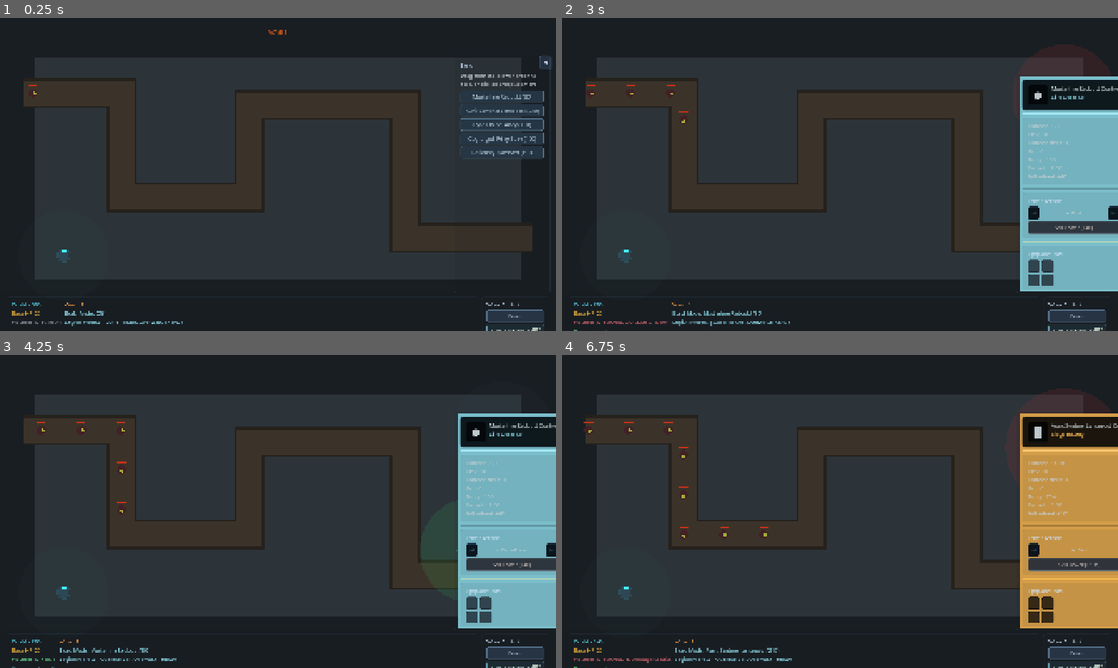
Above: before the commit, frames 1-4 (two rows, left to right).
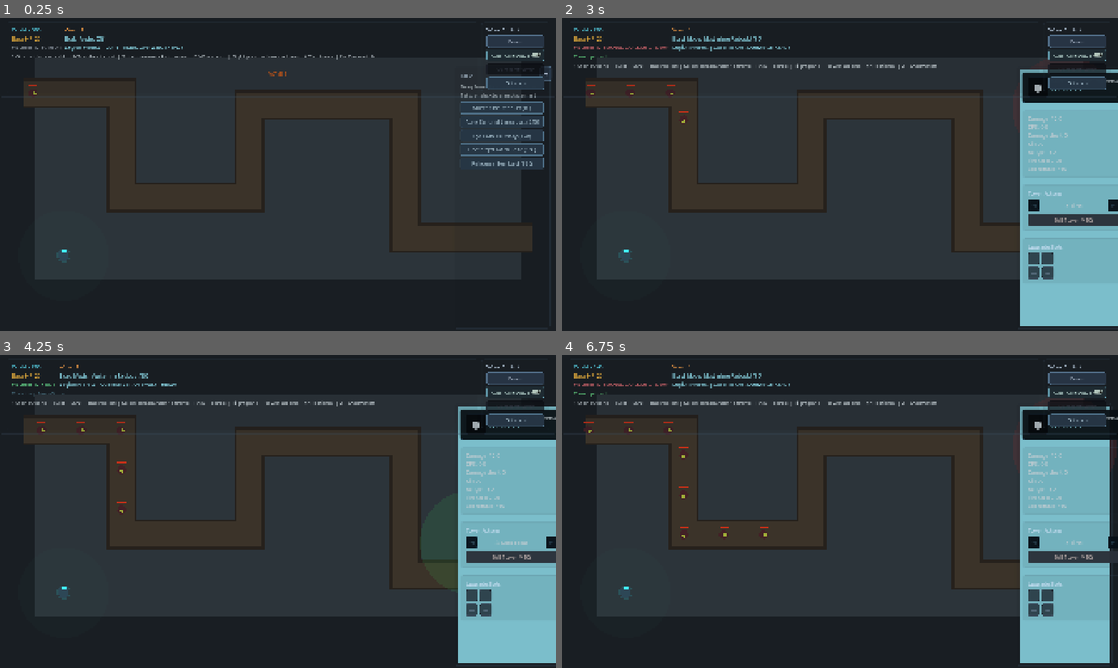
Above: after the commit, the same moments.

Repository: Auda29/TDG
Game: Godot game, scene res://scenes/bootstrap/game_root.tscn
Two runs of this game, one before a commit and one after it. Both use one fixed random seed, a clock stepped at 60 frames per second and the inputs below. This scene is started directly instead of the project's main scene.
Inputs (mouse positions are in pixels of both pictures, inside the frame that each line leads up to):
- Up to frame 1 (0.25 s): no input
- Up to frame 2 (3 s): click "Auto Next Wave" at 0.5 s; click "Auto Next Wave" at 1.25 s; click "◀" at 2 s; click "Musterline Redoubt (80)" at 2.75 s
- Up to frame 3 (4.25 s): click "◄" at 3.5 s
- Up to frame 4 (6.75 s): click "►" at 4.25 s; click "Sell Tower (+40)" at 5 s; click "◀" (after the commit: "▶") at 5.75 s; click (1062, 448) at 6.5 s, where only the run before the commit has a clickable "Auric Sentinel Lancepost (210)"

The runs differ from the first frame. In frame 1, 4.3% of the frame differs, in the area x 2-100%, y 3-100%; in frame 2, 7.8%; in frame 3, 7.3%; in frame 4, 16%.

Commit message:
Refactor project settings and enhance gameplay scripts for improved performance
Updated project.godot to streamline window settings and ensure proper stretch configurations. Adjusted mvp_hud.tscn to reposition UI elements for better visibility and interaction. Enhanced game_root.gd by implementing pausable processing for various layers and adding a method to clear all enemies, improving gameplay flow. Updated mvp_hud.gd to manage drawer state more effectively, enhancing user experience during tower selection.

Diff:
--- a/game/project.godot
+++ b/game/project.godot
@@ -30,12 +30,12 @@
 
 window/size/viewport_width=1920
 window/size/viewport_height=1080
+window/stretch/mode="canvas_items"
+window/stretch/aspect="keep"
 window/size/initial_width=1280
 window/size/initial_height=720
 window/size/min_width=960
 window/size/min_height=540
-window/stretch/mode="canvas_items"
-window/stretch/aspect="keep"
 
 [gui]
 
--- a/game/scenes/ui/mvp_hud.tscn
+++ b/game/scenes/ui/mvp_hud.tscn
@@ -25,9 +25,9 @@
 anchor_left = 0.5
 anchor_right = 0.5
 offset_left = -220.0
-offset_top = 24.0
+offset_top = 168.0
 offset_right = 220.0
-offset_bottom = 72.0
+offset_bottom = 216.0
 mouse_filter = 2
 
 [node name="BannerLabel" type="Label" parent="TopBanner"]
@@ -302,9 +302,9 @@
 anchor_left = 0.5
 anchor_right = 0.5
 offset_left = -260.0
-offset_top = 78.0
+offset_top = 168.0
 offset_right = 260.0
-offset_bottom = 136.0
+offset_bottom = 226.0
 mouse_filter = 2
 visible = false
 
@@ -335,26 +335,26 @@
 layout_mode = 0
 anchors_preset = 9
 anchor_left = 1.0
-anchor_top = 0.12
-anchor_right = 1.0
-anchor_bottom = 0.12
+anchor_top = 0.0
+anchor_right = 1.0
+anchor_bottom = 0.0
 offset_left = -56.0
-offset_top = 0.0
+offset_top = 168.0
 offset_right = -20.0
-offset_bottom = 48.0
+offset_bottom = 216.0
 text = ">"
 
 [node name="BuildDrawerPanel" type="PanelContainer" parent="."]
 layout_mode = 0
 anchors_preset = 9
 anchor_left = 1.0
-anchor_top = 0.12
+anchor_top = 0.0
 anchor_right = 1.0
 anchor_bottom = 1.0
 offset_left = -352.0
-offset_top = 0.0
+offset_top = 168.0
 offset_right = -20.0
-offset_bottom = -132.0
+offset_bottom = -8.0
 mouse_filter = 1
 
 [node name="BuildDrawerMargin" type="MarginContainer" parent="BuildDrawerPanel"]
@@ -410,13 +410,13 @@
 layout_mode = 0
 anchors_preset = 9
 anchor_left = 1.0
-anchor_top = 0.18
+anchor_top = 0.0
 anchor_right = 1.0
 anchor_bottom = 1.0
 offset_left = -352.0
-offset_top = 0.0
+offset_top = 168.0
 offset_right = -20.0
-offset_bottom = -132.0
+offset_bottom = -8.0
 mouse_filter = 1
 visible = false
 
@@ -635,11 +635,9 @@
 
 [node name="BottomBar" type="PanelContainer" parent="."]
 layout_mode = 0
-anchors_preset = 12
-anchor_top = 1.0
-anchor_right = 1.0
-anchor_bottom = 1.0
-offset_top = -132.0
+anchors_preset = 6
+anchor_right = 1.0
+offset_bottom = 160.0
 mouse_filter = 1
 
 [node name="Margin" type="MarginContainer" parent="BottomBar"]
--- a/game/scripts/gameplay/game_root.gd
+++ b/game/scripts/gameplay/game_root.gd
@@ -58,6 +58,11 @@
 
 func _ready() -> void:
 	process_mode = Node.PROCESS_MODE_ALWAYS
+	map_layer.process_mode = Node.PROCESS_MODE_PAUSABLE
+	build_layer.process_mode = Node.PROCESS_MODE_PAUSABLE
+	enemy_layer.process_mode = Node.PROCESS_MODE_PAUSABLE
+	tower_layer.process_mode = Node.PROCESS_MODE_PAUSABLE
+	commander_layer.process_mode = Node.PROCESS_MODE_PAUSABLE
 	RunState.reset_for_new_run()
 	GameState.clear_selection()
 	_setup_map()
@@ -163,6 +168,7 @@
 
 func _setup_wave() -> void:
 	wave_runner = WAVE_RUNNER_SCENE.instantiate()
+	wave_runner.process_mode = Node.PROCESS_MODE_PAUSABLE
 	wave_runner.enemy_scene = BASIC_ENEMY_SCENE
 	wave_runner.spawn_interval = 0.9
 	wave_runner.wave_cleared.connect(_on_wave_cleared)
@@ -297,6 +303,14 @@
 	if active_boss == enemy:
 		active_boss = null
 
+func _clear_all_enemies() -> void:
+	for enemy in enemy_layer.get_children():
+		if is_instance_valid(enemy):
+			enemy.queue_free()
+	active_boss = null
+	if hud_instance != null and hud_instance.has_method("set_boss_state"):
+		hud_instance.set_boss_state(false)
+
 func _trigger_game_over() -> void:
 	RunState.mark_defeat()
 	waiting_for_manual_next_wave = false
@@ -304,6 +318,7 @@
 	_build_drag_active = false
 	_clear_preview()
 	_clear_selected_placed_tower()
+	_clear_all_enemies()
 	GameState.clear_selection()
 	hud_instance.show_banner(RunState.t("fortress_lost"), Color(1.0, 0.42, 0.28), 99.0)
 	hud_instance.show_event(RunState.t("run_over_restart"), Color(1.0, 0.68, 0.30), 99.0)
@@ -317,6 +332,7 @@
 	_build_drag_active = false
 	_clear_preview()
 	_clear_selected_placed_tower()
+	_clear_all_enemies()
 	GameState.clear_selection()
 	hud_instance.show_banner(RunState.t("objective_secured"), Color(0.46, 0.92, 0.68), 99.0)
 	hud_instance.show_event(RunState.t("target_wave_cleared") % cleared_wave, Color(0.72, 1.0, 0.78), 99.0)
--- a/game/scripts/ui/mvp_hud.gd
+++ b/game/scripts/ui/mvp_hud.gd
@@ -145,6 +145,7 @@
 @onready var upgrade_slot_d: Button = $SelectedPanel/SelectedScroll/SelectedMargin/SelectedVBox/UpgradesPanel/UpgradesMargin/UpgradesVBox/UpgradeSlots/UpgradeSlotD
 
 var _placement_text: String = "Build off"
+var _drawer_state_before_selection: bool = true
 var _banner_timer: float = 0.0
 var _damage_flash_timer: float = 0.0
 var _screen_flash_timer: float = 0.0
@@ -224,8 +225,10 @@
 	placement_label.text = RunState.t("placement") % _placement_text
 	placement_label.modulate = _placement_color
 	commander_label.text = _get_commander_text()
+	event_label.visible = _event_timer > 0.0
 	event_label.text = _event_text
 	event_label.modulate = _event_color
+	threat_label.visible = _threat_timer > 0.0
 	threat_label.text = _threat_text
 	threat_label.modulate = _threat_color
 	hint_label.text = _run_status_text if _run_over else RunState.t("hint_gameplay")
@@ -343,7 +346,6 @@
 		build_drawer_toggle_button.visible = false
 	elif _selected_tower == null:
 		build_drawer_toggle_button.visible = true
-		_set_build_drawer_visible(true)
 
 func set_selected_tower(tower: Node) -> void:
 	_selected_tower = tower
@@ -494,7 +496,7 @@
 	if _selected_tower == null or not is_instance_valid(_selected_tower):
 		selected_panel.visible = false
 		build_drawer_toggle_button.visible = true
-		_set_build_drawer_visible(true)
+		_set_build_drawer_visible(_drawer_state_before_selection)
 		selected_title_label.text = RunState.t("selected_tower")
 		selected_subtitle_label.text = RunState.t("defense_unit")
 		silhouette_label.text = "⬢"
@@ -510,6 +512,7 @@
 		sell_button.disabled = true
 		return
 	selected_panel.visible = true
+	_drawer_state_before_selection = _build_drawer_open
 	_set_build_drawer_visible(false)
 	build_drawer_toggle_button.visible = false
 	var tower_name: String = _selected_tower.get_ui_display_name() if _selected_tower.has_method("get_ui_display_name") else String(_selected_tower.name)
